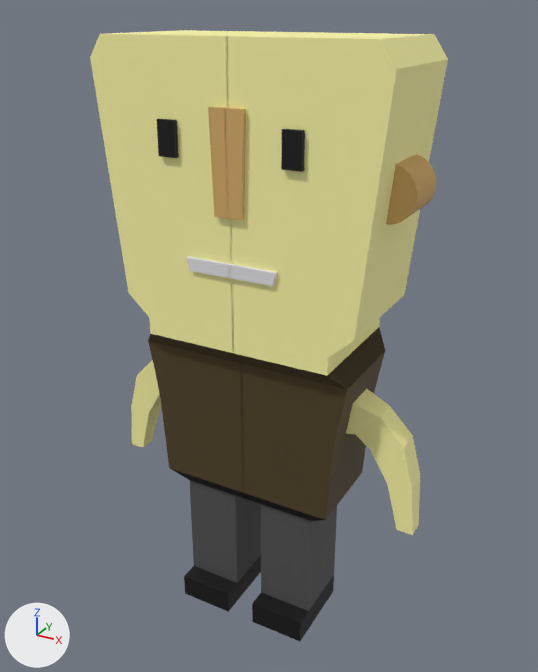
One commit to the FBX model centauri-tac/Assets/Resources/Models/block_man.fbx: the scene before it, then after it.
Rendered twice from a 50 mm camera at (0.392, -0.699, 0.728) aimed at (0.0, 0.012, 0.372). Arrows for +X, +Y and +Z are at lower left; the lights stay in place. Vertices at the same position are counted once.

The first picture shows 'Man'.
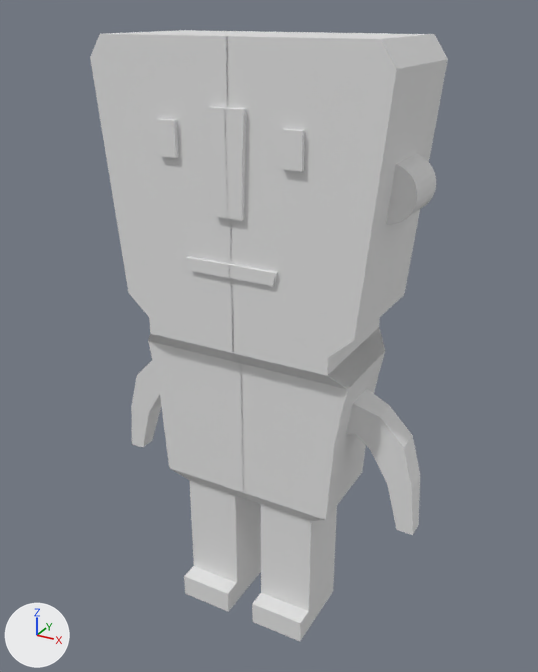
Changed parts and their boxes (x1, y1, x2, y2) in the pictures (538 x 672 px):
```json
{"part": 1, "of": "me_mesh", "change": "recoloured", "before": [90, 30, 448, 535], "after": [90, 30, 448, 535], "on screen": "beige to grey"}
{"part": 2, "of": "me_mesh", "change": "recoloured", "before": [208, 107, 436, 225], "after": [208, 107, 436, 225], "on screen": "brown to grey"}
{"part": 3, "of": "me_mesh", "change": "recoloured", "before": [157, 119, 334, 641], "after": [157, 119, 334, 641], "on screen": "black to grey"}
{"part": 4, "of": "me_mesh", "change": "recoloured", "before": [148, 327, 385, 520], "after": [148, 327, 385, 520], "on screen": "brown to grey"}
{"part": 5, "of": "me_mesh", "change": "recoloured", "before": [189, 480, 337, 611], "after": [189, 480, 337, 611], "on screen": "black to grey"}
```

Edits to the scene script, one JSON object a line:
```json
{"block": "me_mesh", "where": "me_mesh.from_pydata(...)  # 324 vertices, 244 faces; spans x -0.202..0.202, y -0.074..0.079, z 0.003..0.705"}
{"block": "me_mesh", "where": "# used by ob_man; location = (0.0, 0.0, 0.0)"}
{"op": "remove", "block": "me_mesh", "code": "me_mesh.materials.append(mat_material_004)  # white #e6e4e7"}
{"block": "me_mesh", "change": "me_mesh part 1: all 76 faces that had it switch from mat_material_001 (beige #fffaa9) to no material"}
{"block": "me_mesh", "change": "me_mesh part 2: all 74 faces that had it switch from mat_material_002 (orange #d6ae6a) to no material"}
{"block": "me_mesh", "change": "me_mesh part 3: all 42 faces that had it switch from mat_material_003 (black #000000) to no material"}
{"block": "me_mesh", "change": "me_mesh part 4: all 32 faces that had it switch from mat_material_005 (brown #4e3f20) to no material"}
{"block": "me_mesh", "change": "me_mesh part 5: all 8 faces that had it switch from mat_material_006 (dark grey #505050) to no material"}
```
